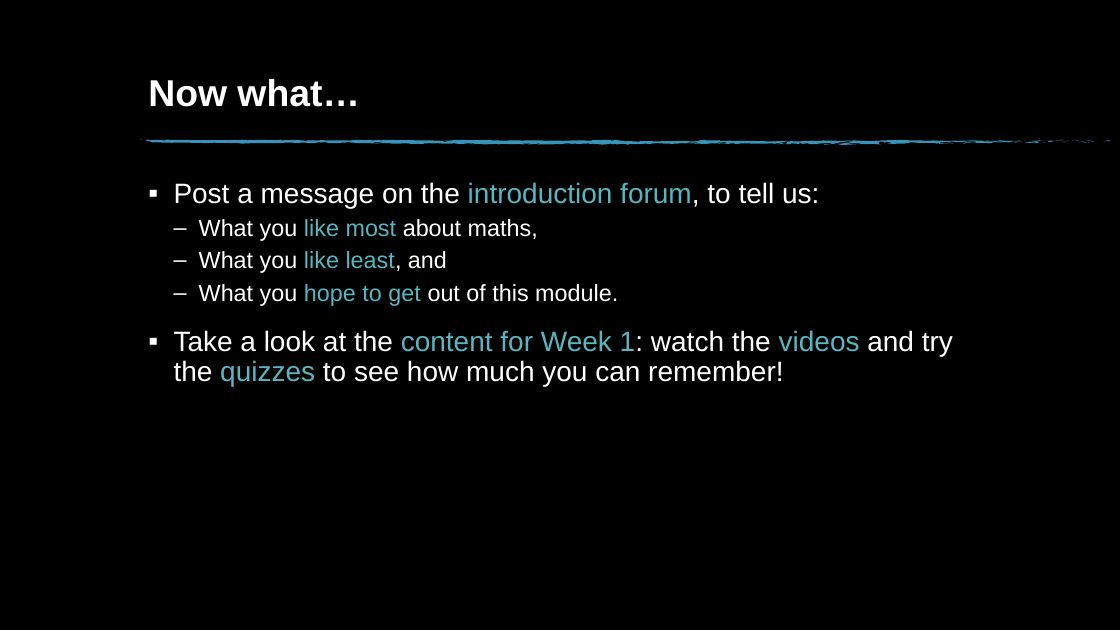
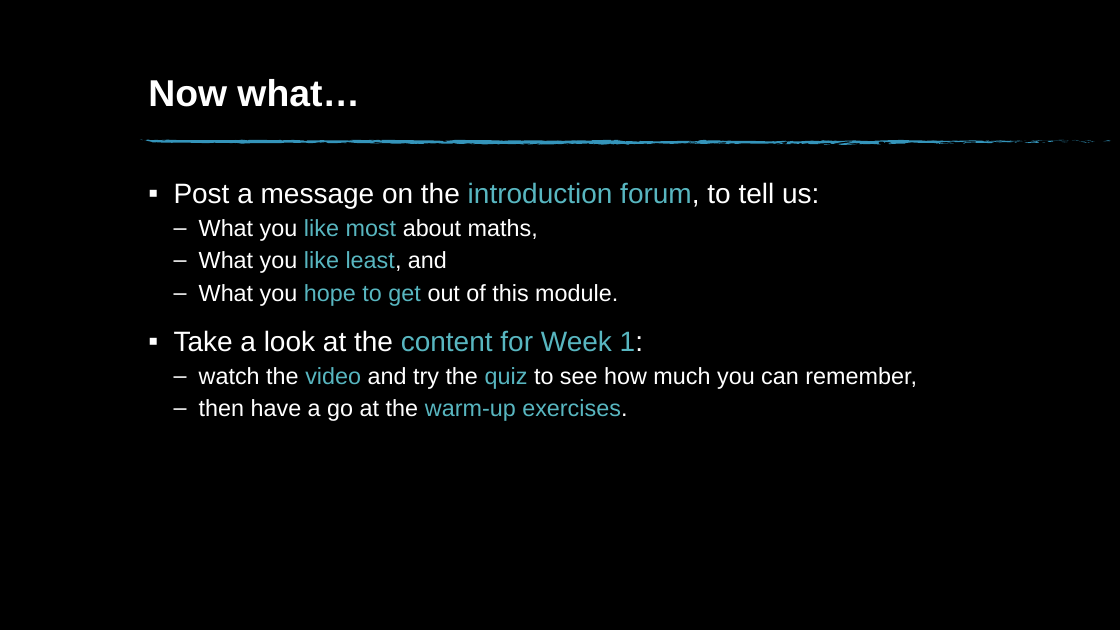
Before and after one commit to Falmouth-Games-Academy/bsc-course-materials, a slide deck: slide 14 of COMP270/01/2020-21-COMP270-01-induction-materials.pptx (slide 17 before the commit). Drawn at 1120x630 pixels with LibreOffice and Linux fonts; fonts in the diff are those of the drawing; background and template pictures are left out. Boxes give left, top, right and bottom in pixels: in the first picture for what was removed or moved away, otherwise in the second. Text is boxed around its words. In the diff, an @@ line names an element or a change of style, - is before the commit and + after.

```diff
--- a/COMP270/01/2020-21-COMP270-01-induction-materials.pptx
+++ b/COMP270/01/2020-21-COMP270-01-induction-materials.pptx
@@ text at <box>174,330,917,421</box>: text changed; size 24 to 20 pt @@
-▪ Take a look at the content for Week 1: watch the videos and try the quizzes to see how much you can remember!
+▪ Take a look at the content for Week 1:
+  – watch the video and try the quiz to see how much you can remember,
+  – then have a go at the warm-up exercises.
```
Also in this commit, not shown: 5 other slides changed, 3 slides removed, 1 other file.
